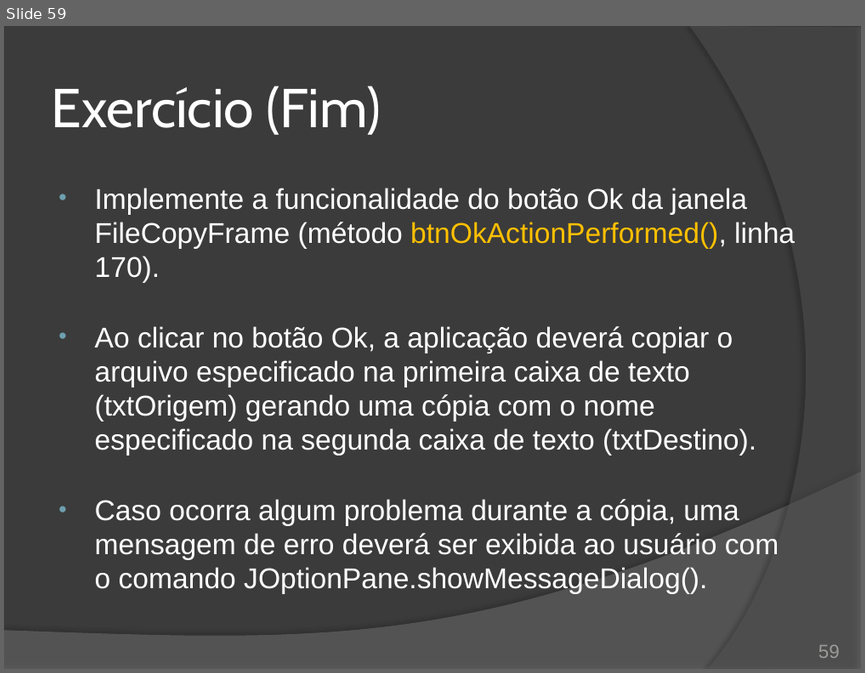
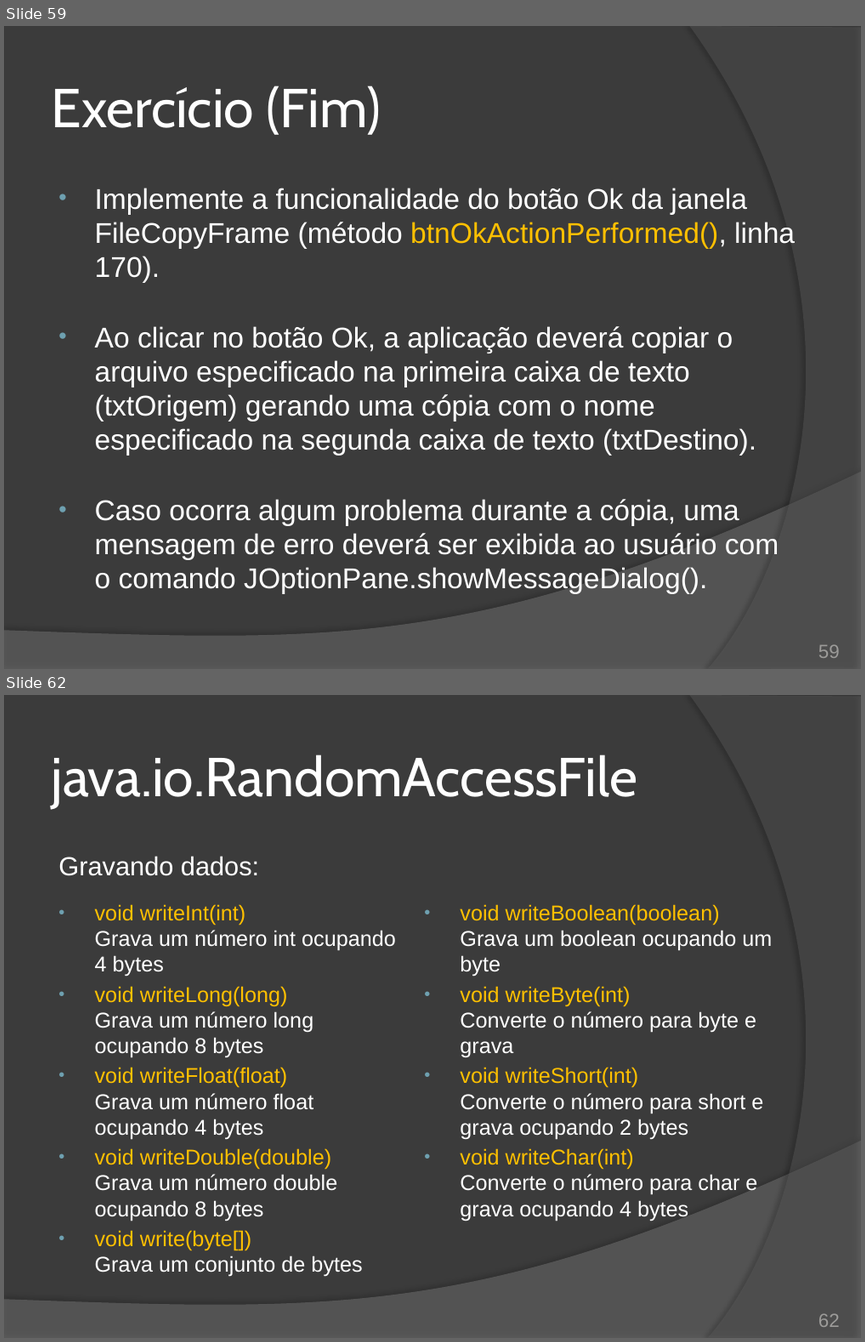
Before and after one commit to duchesqui/slzvieira-training, a slide deck: 2-Java-Programmer-Modulo-II/16.Capitulo10.pptx. Shown one above the other, each under a label of ours: slide 59 before the commit, slides 59 and 62 after it; the slides between them are not shown. The pictures are 865x673 and 865x1342 pixels, drawn with LibreOffice and Linux fonts; fonts in the diff are those of the drawing. Boxes give left, top, right and bottom in pixels: in the first picture for what was removed or moved away, otherwise in the second. Text is boxed around its words. In the diff, an @@ line names an element or a change of style, - is before the commit and + after.

Commit message:
Fechamento do caítulo 10: Java IO. Agora só falta o último exercício.

```diff
--- a/2-Java-Programmer-Modulo-II/16.Capitulo10.pptx
+++ b/2-Java-Programmer-Modulo-II/16.Capitulo10.pptx
@@ slide 62 added at [4,695,861,1338], background #3B3B3B; not listed: 2 template elements that a slide beside it also shows @@
@@ title added at [51,755,637,808], 46 pt, text #FFFFFF @@
+java.io.RandomAccessFile
@@ text added at [58,856,396,1276], 18 pt, text #FFFFFF @@
+Gravando dados:
+• void writeInt(int)
+  Grava um número int ocupando 4 bytes
+• void writeLong(long)
+  Grava um número long ocupando 8 bytes
+• void writeFloat(float)
+  Grava um número float ocupando 4 bytes
+• void writeDouble(double)
+  Grava um número double ocupando 8 bytes
+• void write(byte[])
+  Grava um conjunto de bytes
@@ text added at [460,904,772,1220], 18 pt, text #FFFFFF @@
+• void writeBoolean(boolean)
+  Grava um boolean ocupando um byte
+• void writeByte(int)
+  Converte o número para byte e grava
+• void writeShort(int)
+  Converte o número para short e grava ocupando 2 bytes
+• void writeChar(int)
+  Converte o número para char e grava ocupando 4 bytes
@@ page number added at [818,1313,840,1327], 16 pt, text #9D9B9A @@
+62
```
Also in this commit, not shown: 6 slides changed, 23 other slides added, 4 slides removed, 5 other files.
